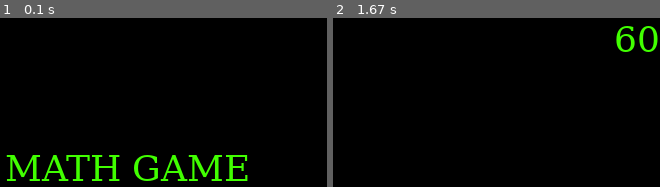
Above: before the commit, frames 1-2 (left to right).
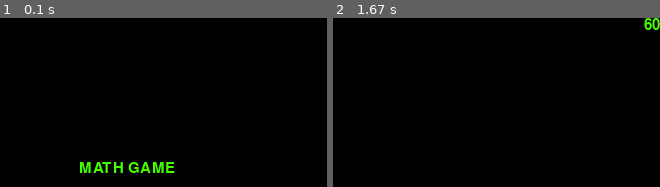
Above: after the commit, the same moments.

Repository: SCLA00/MathProject
Game: pygame game, started from pygameGUI v3.py
Same seed, same stepped clock (60 frames per second), same inputs: the game is played once before the commit and once after it.
Inputs:
- Up to frame 1 (0.1 s): no input
- Up to frame 2 (1.67 s): tap Y at 0.33, 0.67 s

The runs differ from the first frame. In frame 1, 4.6% of the frame differs, in the area x 1-76%, y 81-97%; in frame 2, 1.1%.

Commit message:
Add files via upload

Diff:
--- a/pygameGUI v3.py
+++ b/pygameGUI v3.py
@@ -11,9 +11,10 @@
     global DISPLAYSURF, FONT, FONTSIZE
     pygame.init()
     #DISPLAYSURF = fullScreen()
-    DISPLAYSURF = pygame.display.set_mode((400,300), RESIZABLE)
+    DISPLAYSURF = pygame.display.set_mode((400, 300), RESIZABLE)
+
     FONTSIZE = fontAdj()
-    FONT = pygame.font.SysFont('georgia', FONTSIZE)
+    FONT = pygame.font.Font('DS-DIGI.TTF', FONTSIZE)
 
     gameTitle()
     ans, problem = mathlogicplus()
@@ -34,15 +35,10 @@
             if event.type == QUIT:
                 terminate()
 
-            elif event.type == VIDEORESIZE:
+            elif event.type == KEYUP or event.type == VIDEORESIZE:
                 DISPLAYSURF.fill(BLACK)
                 FONTSIZE = fontAdj()
-                FONT = pygame.font.SysFont('georgia', FONTSIZE)
-                gameTitle()
-                pygame.display.update()
-
-            elif event.type == KEYUP:
-                DISPLAYSURF.fill(BLACK)
+                FONT = pygame.font.Font('DS-DIGI.TTF', FONTSIZE)
                 saveQuestion(problem, user_answer)
                 onTimer = True
 
@@ -59,7 +55,6 @@
 
                 elif event.key == K_ESCAPE:
                     terminate()
-
 
             if onTimer == True:
                 width, height = pygame.display.get_surface().get_size()
@@ -77,10 +72,8 @@
                     else:
                         onTimer = False
                         displayMessage('Times Up', GREEN, 0)
-                        pygame.time.wait(1000)
+                        pygame.time.wait(1500)
                         playAgain()
-
-
 
         if user_answer != '':
             'check if user_input is correct and show the corresponding user_answer'
@@ -97,7 +90,7 @@
                 DISPLAYSURF.fill(BLACK)
                 saveQuestion(problem, user_answer)
                 displayMessage('Incorrect', RED, FONTSIZE)
-                pygame.time.wait(1000)
+                pygame.time.wait(5000)
                 user_answer = ''
 
             elif len(str(ans)) < len(user_answer):
@@ -108,34 +101,37 @@
                 user_answer = ''
 
 
-
 def mathlogicplus():
-    firstdigit = random.randint(1, 12)
-    seconddigit = random.randint(1, 12)
     oper = random.choice('+-*/')
-    if oper == '+':
-        cor = firstdigit + seconddigit
-        problemtext = str(firstdigit)+' + '+str(seconddigit)+' = '
-        return cor, problemtext
-    elif oper == '-':
-        'trying to avoid negative solution'
-        if firstdigit < seconddigit:
-            cor = seconddigit - firstdigit
-            problemtext = str(seconddigit) + ' - ' + str(firstdigit) + ' = '
-            return cor, problemtext
-        else:
-            cor = firstdigit - seconddigit
-            problemtext = str(firstdigit)+' - '+str(seconddigit)+' = '
-            return cor, problemtext
-    elif oper == '*':
-        cor = firstdigit * seconddigit
-        problemtext = str(firstdigit)+' * '+str(seconddigit)+' = '
-        return cor, problemtext
-    elif oper == '/':
-        dividend = firstdigit * seconddigit
-        cor = int(dividend / seconddigit)
-        problemtext = str(dividend) + ' / ' + str(seconddigit)+' = '
-        return cor, problemtext
+    if oper == '+' or oper == '-':
+        firstdigit = random.randint(1, 99)
+        seconddigit = random.randint(1, 99)
+        if oper == '+':
+            ans = firstdigit + seconddigit
+            problemtext = f'{firstdigit} + {seconddigit} = '
+            return ans, problemtext
+        elif oper == '-':
+            'trying to avoid negative solution'
+            if firstdigit < seconddigit:
+                ans = seconddigit - firstdigit
+                problemtext = f'{firstdigit} - {seconddigit} = '
+                return ans, problemtext
+            else:
+                ans = firstdigit - seconddigit
+                problemtext = f'{firstdigit} - {seconddigit} = '
+                return ans, problemtext
+    elif oper == '*' or oper == '/':
+        firstdigit = random.randint(1, 12)
+        seconddigit = random.randint(1, 12)
+        if oper == '*':
+            ans = firstdigit * seconddigit
+            problemtext = f'{firstdigit} * {seconddigit} = '
+            return ans, problemtext
+        elif oper == '/':
+            dividend = firstdigit * seconddigit
+            ans = int(dividend / seconddigit)
+            problemtext = f'{firstdigit} / {seconddigit} = '
+            return ans, problemtext
 
 
 def displayMessage(textItem, colorItem, fontItem):
@@ -145,7 +141,7 @@
     displayText = textItem
     displayTextSurf = FONT.render(displayText, True, colorItem)
     displayTextRect = displayTextSurf.get_rect()
-    displayTextRect.center = (width/2, height/2 - fontItem)
+    displayTextRect.center = (width / 2, height / 2 - fontItem)
     DISPLAYSURF.blit(displayTextSurf, displayTextRect)
     pygame.display.update(displayTextRect)
 
@@ -154,9 +150,10 @@
     width, height = pygame.display.get_surface().get_size()
     DISPLAYSURF.fill(BLACK)
     playText = 'Play again? [Y/N]'
-    playSurf = FONT.render(playText, True, GREEN,)
+    FONT = pygame.font.SysFont('georgia', 30)
+    playSurf = FONT.render(playText, True, GREEN)
     playRect = playSurf.get_rect()
-    playRect.center = (width/2, height/2)
+    playRect.center = (width / 2, height / 2)
     DISPLAYSURF.blit(playSurf, playRect)
     pygame.display.update()
 
@@ -166,7 +163,7 @@
     titleText = 'MATH GAME'
     titleSurf = FONT.render(titleText, True, GREEN)
     titleRect = titleSurf.get_rect()
-    titleRect.center = (width/2, height/2)
+    titleRect.center = (width / 2, height / 2)
     DISPLAYSURF.blit(titleSurf, titleRect)
     if checkForInput():
         pygame.event.get()
@@ -195,19 +192,18 @@
     savequestion = str(problem) + str(user_answer)
     saveSurf = FONT.render(savequestion, True, GREEN)
     saveRect = saveSurf.get_rect()
-    saveRect.center = (width/2, height/2)
+    saveRect.center = (width / 2, height / 2)
     DISPLAYSURF.blit(saveSurf, saveRect)
     pygame.display.update()
 
 
 def fontAdj():
     width, height = pygame.display.get_surface().get_size()
-    FONTSIZE = int(height*40/300)
+    FONTSIZE = int(height * 22 / 300)
     return FONTSIZE
 
 
 if __name__ == '__main__':
     main()
 
-
 'todo: correct/incorrect list, show final result?'
